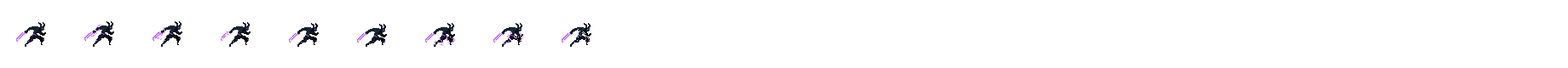
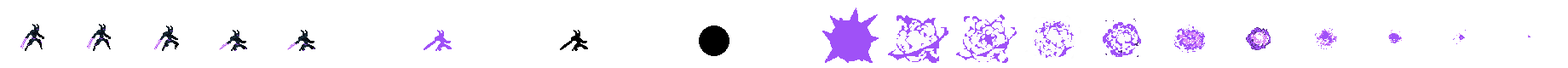
Comparing the layer stacks of the two 1568 × 68 images. Changes:
showed "Death", painted on it over [20, 7, 1531, 64]
hid "Idle", painted on it over [16, 21, 592, 52]
